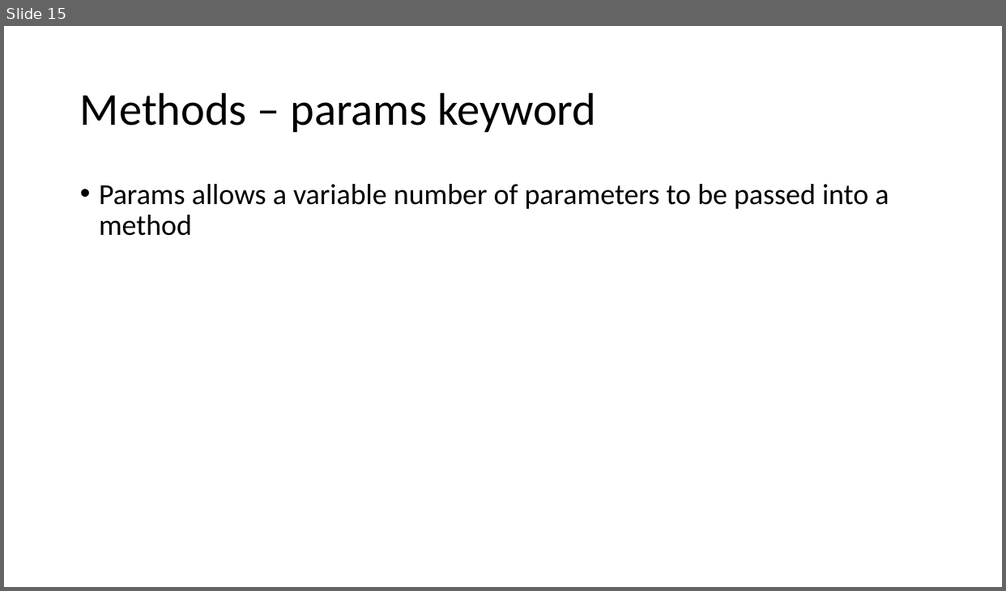
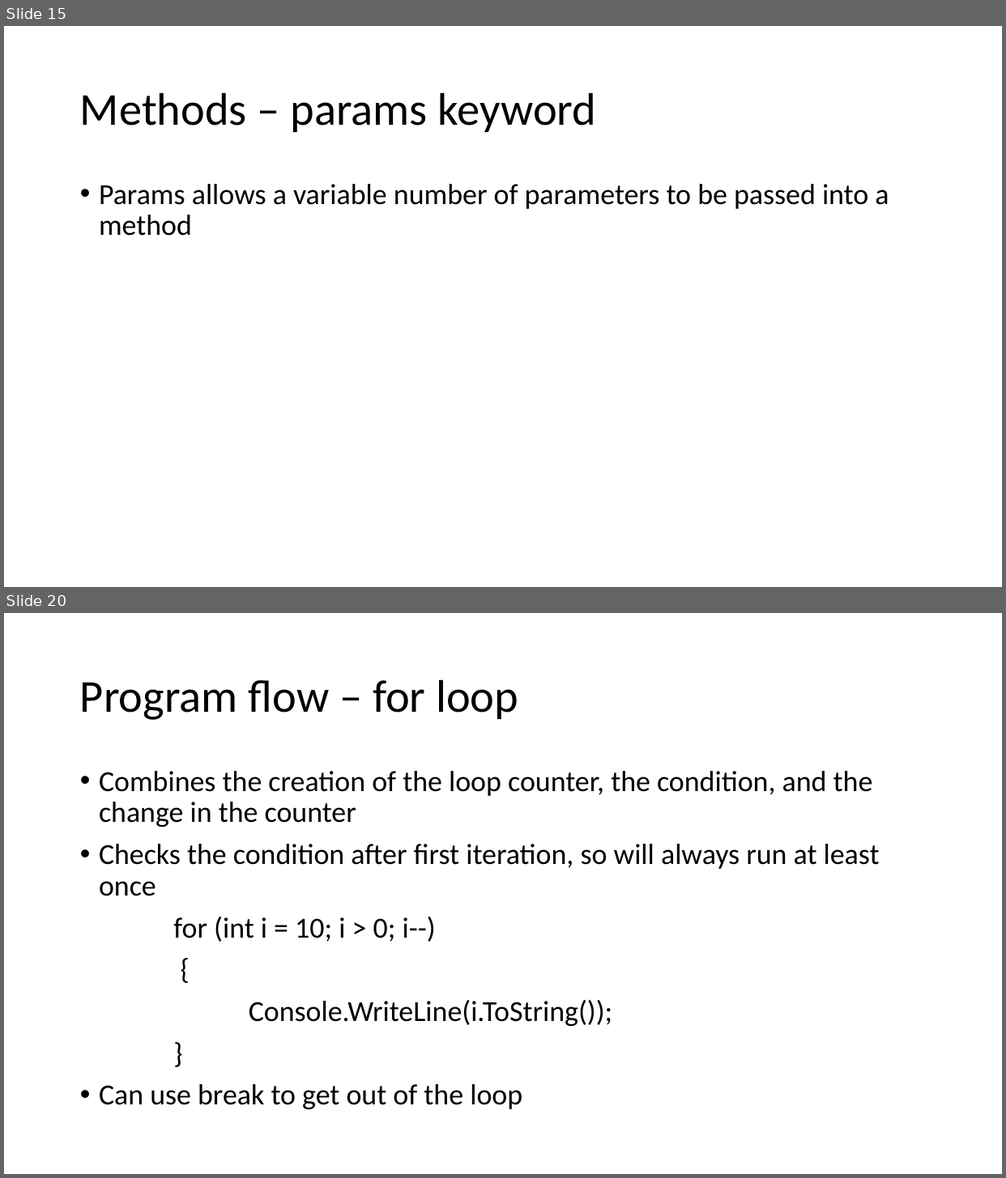
Before and after one commit to gavinhickford/Projects, a slide deck: Mentoring/Mentoring.pptx. Shown one above the other, each under a label of ours: slide 15 before the commit, slides 15 and 20 after it; the slides between them are not shown. The pictures are 1006x591 and 1006x1178 pixels, drawn with LibreOffice and Linux fonts; fonts in the diff are those of the drawing. Boxes give left, top, right and bottom in pixels: in the first picture for what was removed or moved away, otherwise in the second. Text is boxed around its words. In the diff, an @@ line names an element or a change of style, - is before the commit and + after.

```diff
--- a/Mentoring/Mentoring.pptx
+++ b/Mentoring/Mentoring.pptx
@@ slide 20 added at [4,613,1002,1174], background #FFFFFF @@
@@ title added at [80,679,518,720], 44 pt, text #000000 @@
+Program flow – for loop
@@ text added at [99,771,880,1110], 28 pt, text #000000 @@
+• Combines the creation of the loop counter, the condition, and the change in the counter
+• Checks the condition after first iteration, so will always run at least once
+for (int i = 10; i > 0; i--)
+{
+Console.WriteLine(i.ToString());
+}
+• Can use break to get out of the loop
```
Also in this commit, not shown: 4 other slides added.
